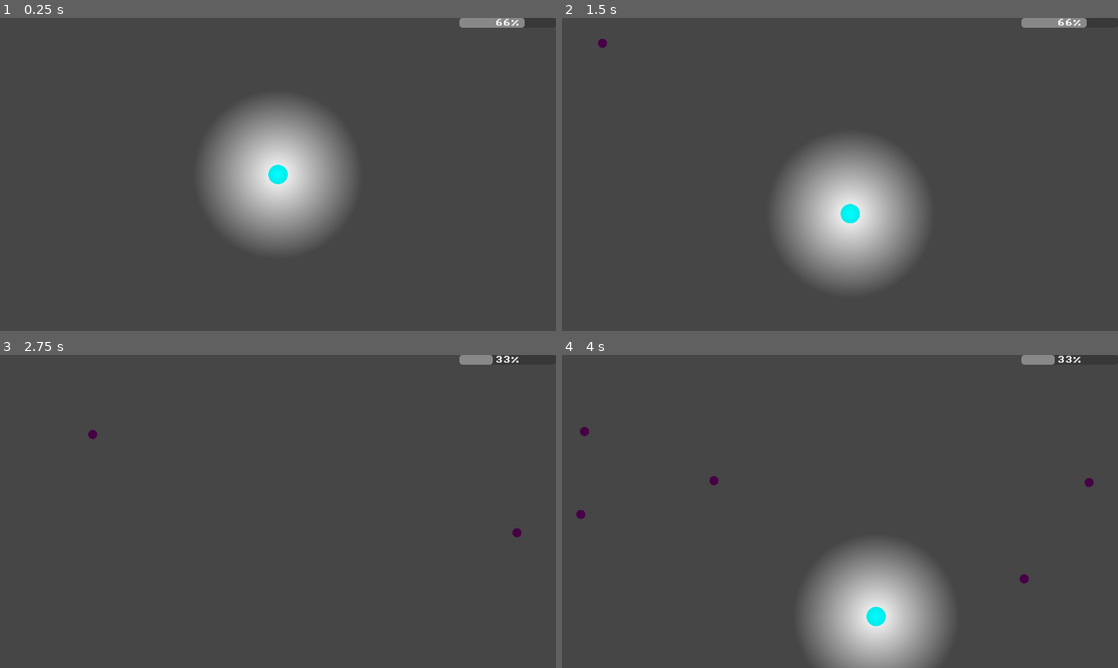
Above: before the commit, frames 1-4 (two rows, left to right).
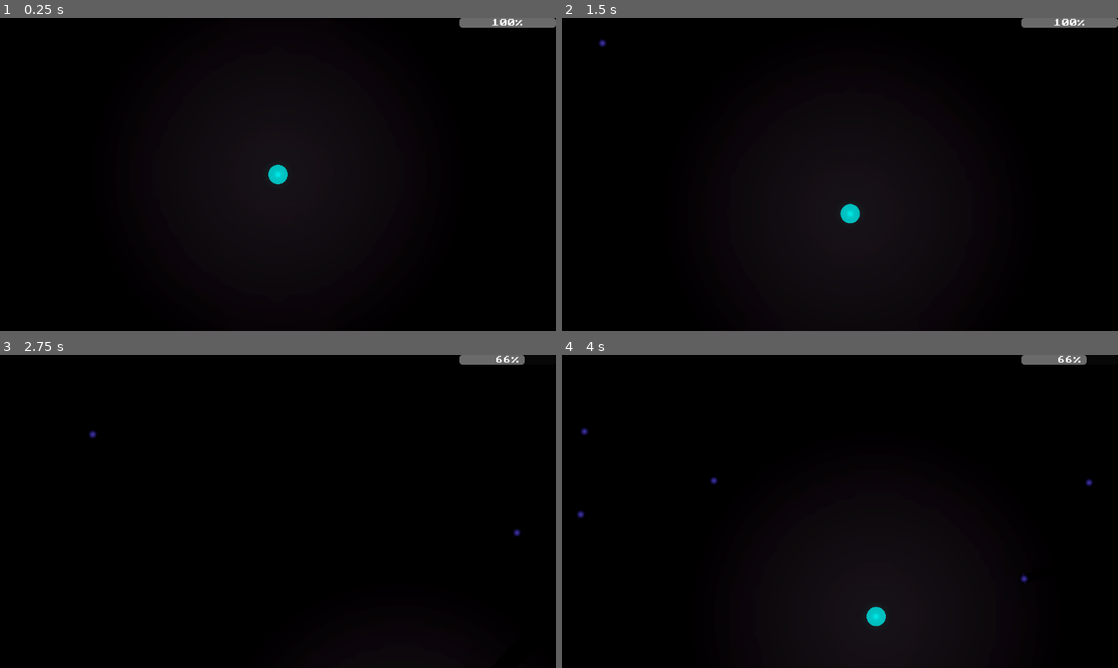
Above: after the commit, the same moments.

Repository: Iviv122/safe_to_scare
Game: Godot game, scene res://main.tscn
The game is run twice, just before and just after one commit, with the same random seed, the same clock (stepped at 60 frames per second) and the same inputs.
Inputs:
- Up to frame 1 (0.25 s): no input
- Up to frame 2 (1.5 s): tap Enter at 0.5 s; hold Right 0.53-1.28 s; hold A (a) 0.53-1.28 s; tap D (d) at 0.8, 1.35 s; hold Down from 1.28 s (still down)
- Up to frame 3 (2.75 s): tap S (s) at 1.55 s; release Down at 2.03 s; hold Right from 2.03 s (still down); hold S (s) from 2.03 s (still down); tap W (w) at 2.3 s
- Up to frame 4 (4 s): release Right at 2.78 s; release S (s) at 2.78 s; hold Up 2.78-3.53 s; tap W (w) at 2.85 s; tap A (a) at 3.05 s; hold Left from 3.53 s (still down); hold A (a) from 3.53 s (still down); tap D (d) at 3.8 s

The runs differ from the first frame. In frame 1, 100% of the frame differs, in the area x 0-100%, y 0-100%; in frame 2, 100%; in frame 3, 100%; in frame 4, 100%.

Commit message:
better enemy light and shadow

Diff:
--- a/assets/prefabs/character.tscn
+++ b/assets/prefabs/character.tscn
@@ -27,17 +27,17 @@
 [node name="CollisionShape2D" type="CollisionShape2D" parent="."]
 shape = SubResource("CircleShape2D_0xm2m")
 
+[node name="Sprite2D" type="Sprite2D" parent="."]
+modulate = Color(0, 1, 1, 1)
+scale = Vector2(0.15625001, 0.15625)
+texture = ExtResource("2_o8o60")
+
 [node name="PointLight2D" type="PointLight2D" parent="."]
 scale = Vector2(2, 2)
 shadow_enabled = true
 shadow_color = Color(0, 0, 0, 0.8)
 texture = SubResource("GradientTexture2D_jj5up")
-texture_scale = 1.5
+texture_scale = 5.0
 script = ExtResource("3_jj5up")
 magnitude = 0.02
 metadata/_custom_type_script = "uid://dreu4tk4en3i5"
-
-[node name="Sprite2D" type="Sprite2D" parent="PointLight2D"]
-modulate = Color(0, 1, 1, 1)
-scale = Vector2(0.07812501, 0.078125)
-texture = ExtResource("2_o8o60")
--- a/assets/prefabs/enemies/basic_enemy.tscn
+++ b/assets/prefabs/enemies/basic_enemy.tscn
@@ -1,28 +1,54 @@
-[gd_scene load_steps=5 format=3 uid="uid://cuh7dwoljcti3"]
+[gd_scene load_steps=9 format=3 uid="uid://cuh7dwoljcti3"]
 
 [ext_resource type="Script" uid="uid://bpk15taasrsye" path="res://objects/enemy/enemy.gd" id="1_xppan"]
 [ext_resource type="Resource" uid="uid://caq34i3pyskbr" path="res://assets/globals/player_pos.tres" id="2_631gd"]
 [ext_resource type="Texture2D" uid="uid://bwb0krut0npvl" path="res://raw_assets/sprites/Circle.png" id="3_xppan"]
+[ext_resource type="Script" uid="uid://dreu4tk4en3i5" path="res://objects/player/body/blicking_light.gd" id="4_631gd"]
+[ext_resource type="Script" uid="uid://v5sl8sb7nw0m" path="res://objects/circle_ocluder.gd" id="5_5gwru"]
 
-[sub_resource type="OccluderPolygon2D" id="OccluderPolygon2D_xppan"]
+[sub_resource type="Gradient" id="Gradient_b5nef"]
+offsets = PackedFloat32Array(0, 0.006666667, 0.64666665)
+colors = PackedColorArray(1, 1, 1, 1, 0.72164947, 0.72164947, 0.72164947, 1, 0, 0, 0, 1)
+
+[sub_resource type="GradientTexture2D" id="GradientTexture2D_5gwru"]
+gradient = SubResource("Gradient_b5nef")
+width = 256
+height = 256
+fill = 1
+fill_from = Vector2(0.5, 0.5)
+
+[sub_resource type="OccluderPolygon2D" id="OccluderPolygon2D_631gd"]
 cull_mode = 1
-polygon = PackedVector2Array(0, -64, 43.333332, -43.333332, 64, 0, 43.333, 43.333, 0, 64, -43.333, 43.333, -64, 0, -43.333, -43.333)
 
 [node name="Enemy" type="Area2D" node_paths=PackedStringArray("collision_shape", "occluder")]
 scale = Vector2(0.3, 0.3)
 script = ExtResource("1_xppan")
 collision_shape = NodePath("CollisionPolygon2D")
 character_pos = ExtResource("2_631gd")
-occluder = NodePath("LightOccluder2D")
+occluder = NodePath("")
 metadata/_custom_type_script = "uid://bpk15taasrsye"
-
-[node name="Sprite2D" type="Sprite2D" parent="."]
-modulate = Color(1, 0, 1, 1)
-scale = Vector2(0.245, 0.245)
-texture = ExtResource("3_xppan")
 
 [node name="CollisionPolygon2D" type="CollisionPolygon2D" parent="."]
 polygon = PackedVector2Array(0, -64, 43.333332, -43.333332, 64, 0, 43.333, 43.333, 0, 64, -43.333, 43.333, -64, 0, -43.333, -43.333)
 
+[node name="PointLight2D" type="PointLight2D" parent="."]
+scale = Vector2(1.0666646, 1.0666646)
+shadow_enabled = true
+shadow_color = Color(0, 0, 0, 0.8)
+shadow_item_cull_mask = 2
+texture = SubResource("GradientTexture2D_5gwru")
+texture_scale = 0.52
+script = ExtResource("4_631gd")
+magnitude = 0.02
+metadata/_custom_type_script = "uid://dreu4tk4en3i5"
+
+[node name="Sprite2D" type="Sprite2D" parent="."]
+self_modulate = Color(0.3764706, 0.30980393, 1, 1)
+scale = Vector2(0.24500002, 0.24500002)
+texture = ExtResource("3_xppan")
+
 [node name="LightOccluder2D" type="LightOccluder2D" parent="."]
-occluder = SubResource("OccluderPolygon2D_xppan")
+occluder = SubResource("OccluderPolygon2D_631gd")
+script = ExtResource("5_5gwru")
+radius = 65.0
+metadata/_custom_type_script = "uid://v5sl8sb7nw0m"
--- a/main.tscn
+++ b/main.tscn
@@ -3,13 +3,23 @@
 [ext_resource type="PackedScene" uid="uid://2isitvwkdo0m" path="res://assets/prefabs/character.tscn" id="1_ig7tw"]
 [ext_resource type="Resource" uid="uid://caq34i3pyskbr" path="res://assets/globals/player_pos.tres" id="2_0xm2m"]
 [ext_resource type="PackedScene" uid="uid://cuf6ygvr2uxvy" path="res://assets/prefabs/player_ui.tscn" id="3_h2yge"]
-[ext_resource type="PackedScene" uid="uid://cuh7dwoljcti3" path="res://assets/prefabs/enemies/basic_enemy.tscn" id="4_1bvp3"]
 [ext_resource type="Script" uid="uid://b1gu8n3r8qmq1" path="res://objects/enemy/enemy_spawner.gd" id="5_7mycd"]
 [ext_resource type="Resource" uid="uid://b4dxrcn26x7p6" path="res://assets/lists/enemylist.tres" id="6_272bh"]
 [ext_resource type="Texture2D" uid="uid://cw184a7800ha6" path="res://raw_assets/sprites/Square.png" id="7_272bh"]
 
+[sub_resource type="Environment" id="Environment_272bh"]
+background_mode = 3
+tonemap_mode = 1
+glow_enabled = true
+glow_intensity = 1.66
+glow_bloom = 0.11
+glow_hdr_threshold = 0.94
+
 [node name="Node2D" type="Node2D"]
 metadata/_edit_horizontal_guides_ = [-510.0, -478.0, -416.0]
+
+[node name="WorldEnvironment" type="WorldEnvironment" parent="."]
+environment = SubResource("Environment_272bh")
 
 [node name="CharacterBody2D" parent="." instance=ExtResource("1_ig7tw")]
 character_pos = ExtResource("2_0xm2m")
@@ -19,19 +29,17 @@
 
 [node name="PlayerUi" parent="." instance=ExtResource("3_h2yge")]
 
-[node name="Enemy" parent="." instance=ExtResource("4_1bvp3")]
-position = Vector2(-90, -74)
-
 [node name="EnemySpawner" type="Node2D" parent="."]
 position = Vector2(1, 0)
 script = ExtResource("5_7mycd")
 enemy_list = ExtResource("6_272bh")
 metadata/_custom_type_script = "uid://b1gu8n3r8qmq1"
 
-[node name="CanvasModulate" type="CanvasModulate" parent="."]
-color = Color(0.27387273, 0.27387273, 0.27387273, 1)
-
 [node name="BcakGround" type="Sprite2D" parent="."]
+self_modulate = Color(0.14117648, 0.11372549, 0.13725491, 1)
 z_index = -5
 scale = Vector2(6, 6)
 texture = ExtResource("7_272bh")
+
+[node name="CanvasModulate" type="CanvasModulate" parent="."]
+color = Color(0, 0, 0, 1)
--- /dev/null
+++ b/objects/circle_ocluder.gd
@@ -0,0 +1,24 @@
+extends LightOccluder2D
+class_name CircleOcluder
+
+@export var radius : float = 32
+
+func _ready():
+
+	var oc = OccluderPolygon2D.new()
+	oc.polygon = generate_circle_polygon(12)
+
+	oc.cull_mode = OccluderPolygon2D.CULL_CLOCKWISE
+
+	occluder = oc
+
+func generate_circle_polygon(num_sides: int) -> PackedVector2Array:
+	var angle_delta: float = (PI * 2) / num_sides
+	var vector: Vector2 = Vector2(radius, 0)
+	var polygon: PackedVector2Array
+
+	for _i in num_sides:
+		polygon.append(vector + Vector2.ZERO)
+		vector = vector.rotated(angle_delta)
+
+	return polygon
--- a/objects/player/body/character_movement.gd
+++ b/objects/player/body/character_movement.gd
@@ -26,6 +26,7 @@
 	if direction:
 		velocity = direction.normalized() * speed
 	else:
+
 		velocity = velocity.move_toward(Vector2.ZERO,speed)
 
 	move_and_slide()
--- a/project.godot
+++ b/project.godot
@@ -21,6 +21,7 @@
 
 [display]
 
+window/size/mode=3
 window/size/resizable=false
 window/stretch/mode="viewport"
 
Not shown, added: objects/circle_ocluder.gd.uid
